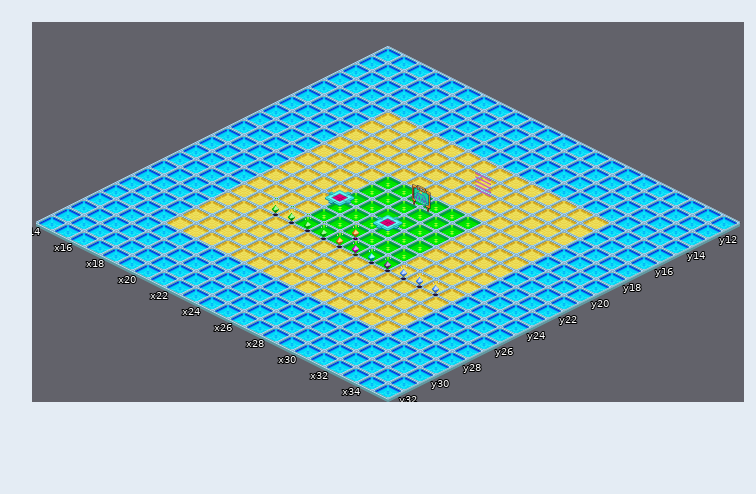
Level history. Tiled map: areas/default.tmx. Above, as it was before the edit.
Cells are 64x32 px. Isometric: x runs down to the right, y down to the left. Shown: x 14..35, y 11..32.
After:
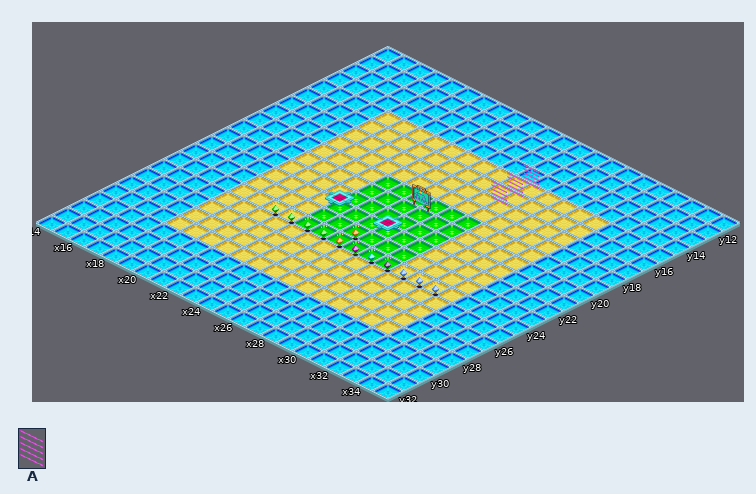
Key: from "gate": A 0.
Objects are placed by the point they stand on, in cells (3,4 is the top-left corner of cell 3,4); size is 1x1 cell unless given.
The edit:
--- layer "Object Layer 0"
-A "Checkpoint" at 26.5,17.5 size 0.5x1.6
+A "Checkpoint" at 27.5,17.5 size 0.5x1.6
+A "Checkpoint" at 27.5,15.5 size 0.5x1.6
+A "Checkpoint" at 27.5,16.5 size 0.5x1.6
